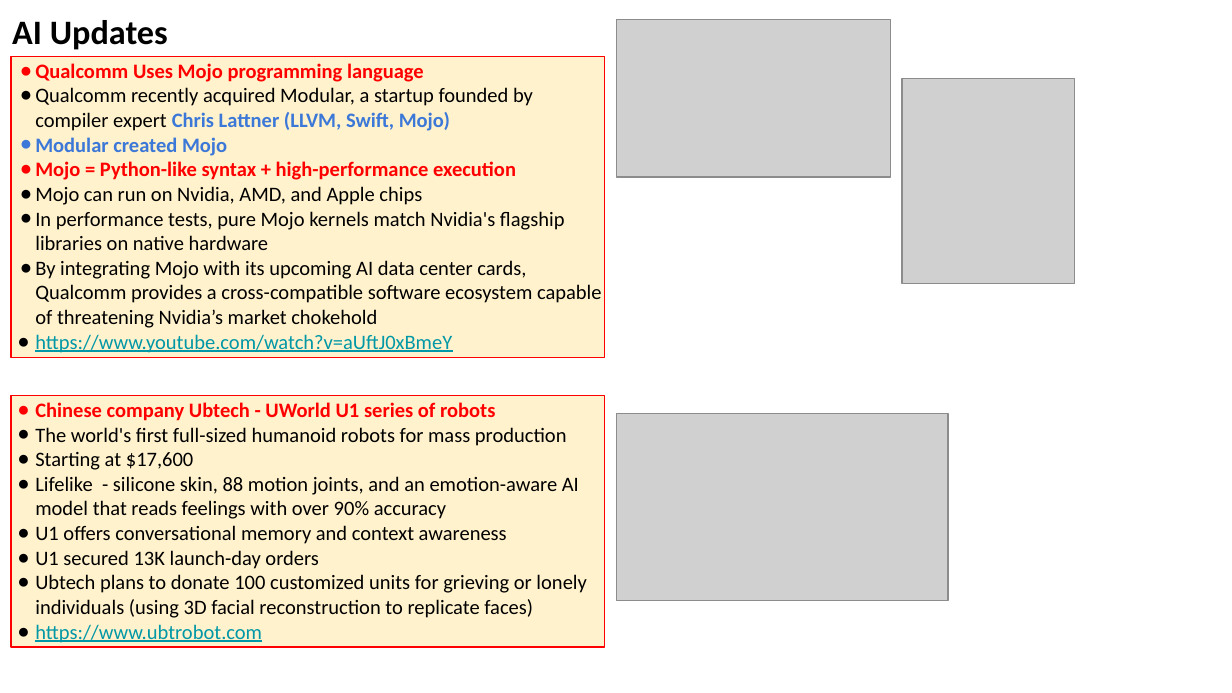
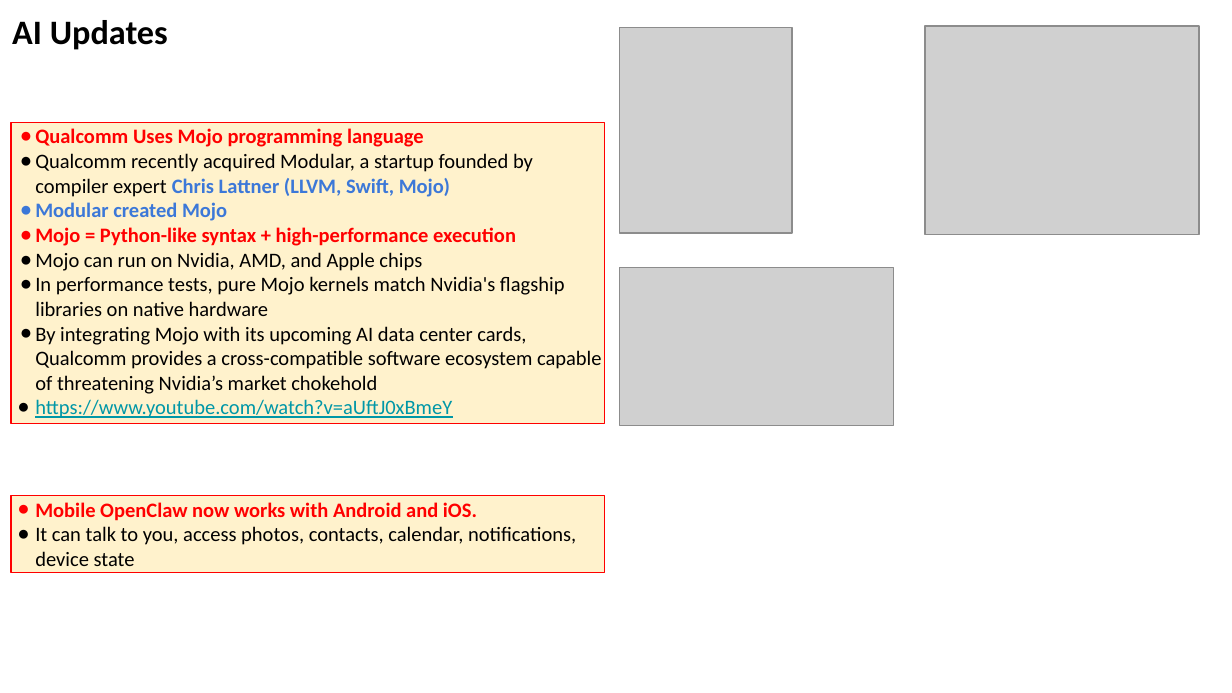
Before and after one commit to lselector/seminar, a slide deck: slide 15 of 2026/2026-07-10-AI-Updates.pptx (slide 10 before the commit). Drawn at 1232x693 pixels with LibreOffice and Linux fonts; fonts in the diff are those of the drawing; grey boxes stand for pictures. Boxes give left, top, right and bottom in pixels: in the first picture for what was removed or moved away, otherwise in the second. Text is boxed around its words. In the diff, an @@ line names an element or a change of style, - is before the commit and + after.

```diff
--- a/2026/2026-07-10-AI-Updates.pptx
+++ b/2026/2026-07-10-AI-Updates.pptx
@@ picture: place and size @@
-picture at bbox=[902, 79, 1074, 285]
+picture at bbox=[620, 27, 792, 233]
@@ picture added at bbox=[925, 26, 1199, 234] @@
@@ rectangle "Qualcomm Uses Mojo programming language": place and size @@
-rectangle "Qualcomm Uses Mojo programming language" at bbox=[11, 57, 605, 357]
+rectangle "Qualcomm Uses Mojo programming language" at bbox=[11, 122, 605, 423]
@@ picture: place and size @@
-picture at bbox=[616, 20, 890, 177]
+picture at bbox=[620, 267, 893, 425]
@@ rectangle removed at bbox=[11, 395, 605, 647] @@
-● Chinese company Ubtech - UWorld U1 series of robots
-● The world's first full-sized humanoid robots for mass production
-● Starting at $17,600
-● Lifelike - silicone skin, 88 motion joints, and an emotion-aware AI model that reads feelings with over 90% accuracy
-● U1 offers conversational memory and context awareness
-● U1 secured 13K launch-day orders
-● Ubtech plans to donate 100 customized units for grieving or lonely individuals (using 3D facial reconstruction to replicate faces)
-● https://www.ubtrobot.com
@@ picture removed at bbox=[616, 414, 947, 601] @@
@@ rectangle added at bbox=[11, 495, 605, 573], fill #FFF2CC, outline #FF0000 0.75 pt, 12 pt, text #000000 @@
+● Mobile OpenClaw now works with Android and iOS.
+● It can talk to you, access photos, contacts, calendar, notifications, device state
```
Also in this commit, not shown: 10 other slides changed, 11 slides added.
